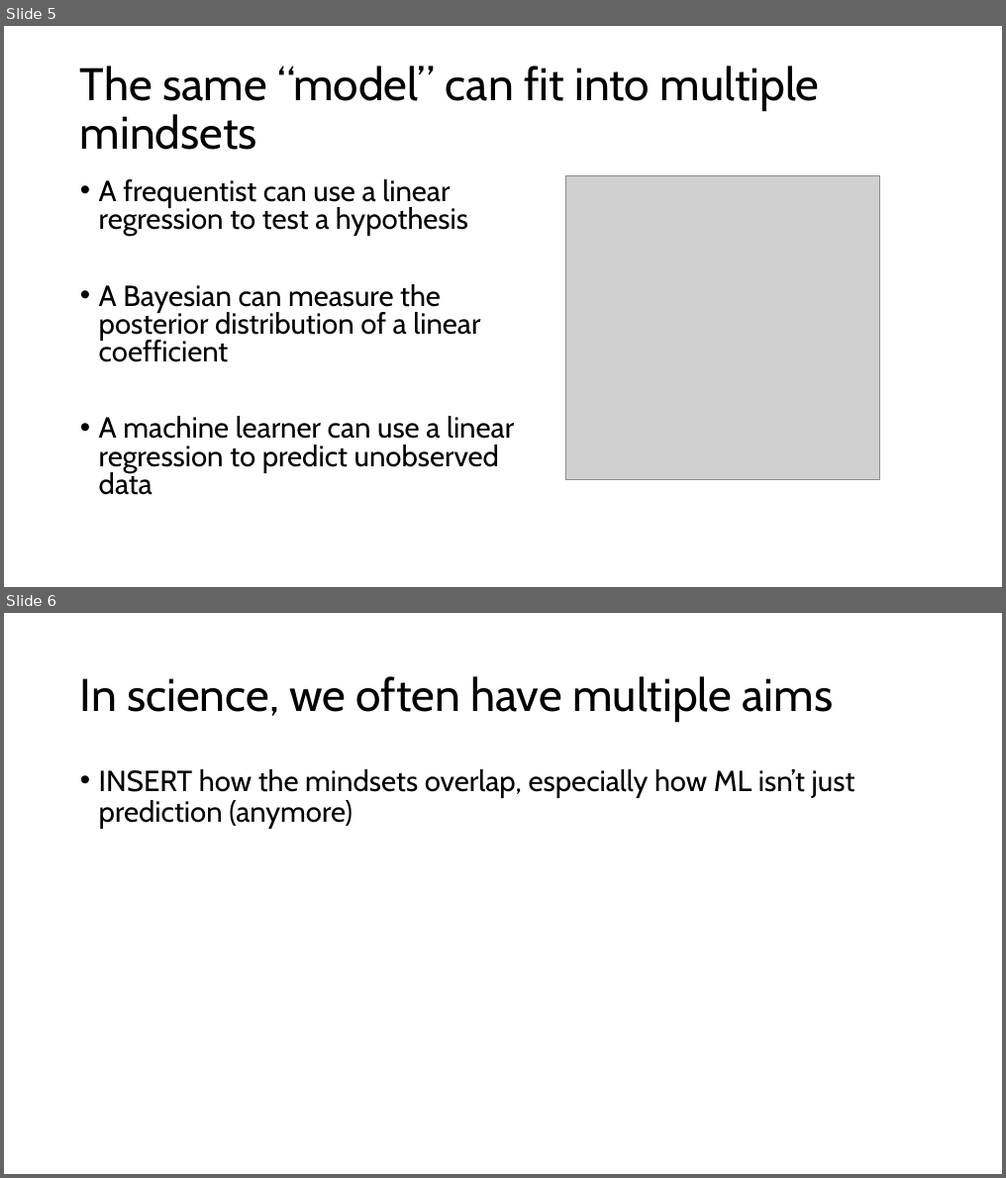
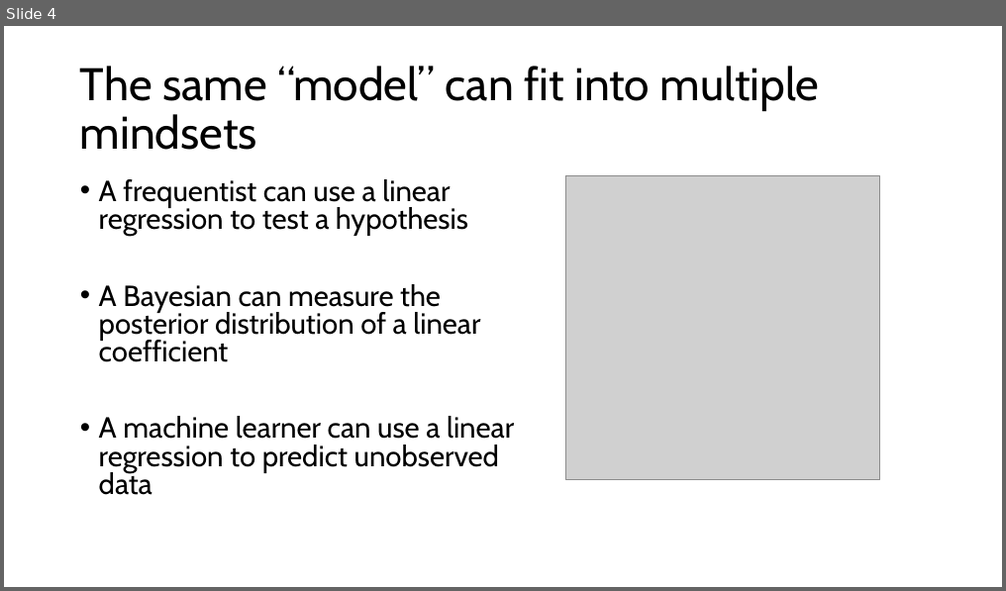
Before and after one commit to grantvagle/ml_methods_workshop, a slide deck: slides/01_what_is_ml.pptx. Shown one above the other, each under a label of ours: slides 5 and 6 before the commit, slide 4 after it. The pictures are 1006x1178 and 1006x591 pixels, drawn with LibreOffice and Linux fonts; fonts in the diff are those of the drawing; grey boxes stand for pictures. Boxes give left, top, right and bottom in pixels: in the first picture for what was removed or moved away, otherwise in the second. Text is boxed around its words. In the diff, an @@ line names an element or a change of style, - is before the commit and + after.

```diff
--- a/slides/01_what_is_ml.pptx
+++ b/slides/01_what_is_ml.pptx
@@ slide 6 removed at (x1=4, y1=613, x2=1002, y2=1174), background #FFFFFF @@
@@ title removed at (x1=80, y1=676, x2=834, y2=722) @@
-In science, we often have multiple aims
@@ text removed at (x1=99, y1=769, x2=855, y2=829) @@
-• INSERT how the mindsets overlap, especially how ML isn’t just prediction (anymore)
@@ what was slide 5 is now slide 4 @@
```
Also in this commit, not shown: 5 slides changed, 15 slides added, 2 other slides removed.
